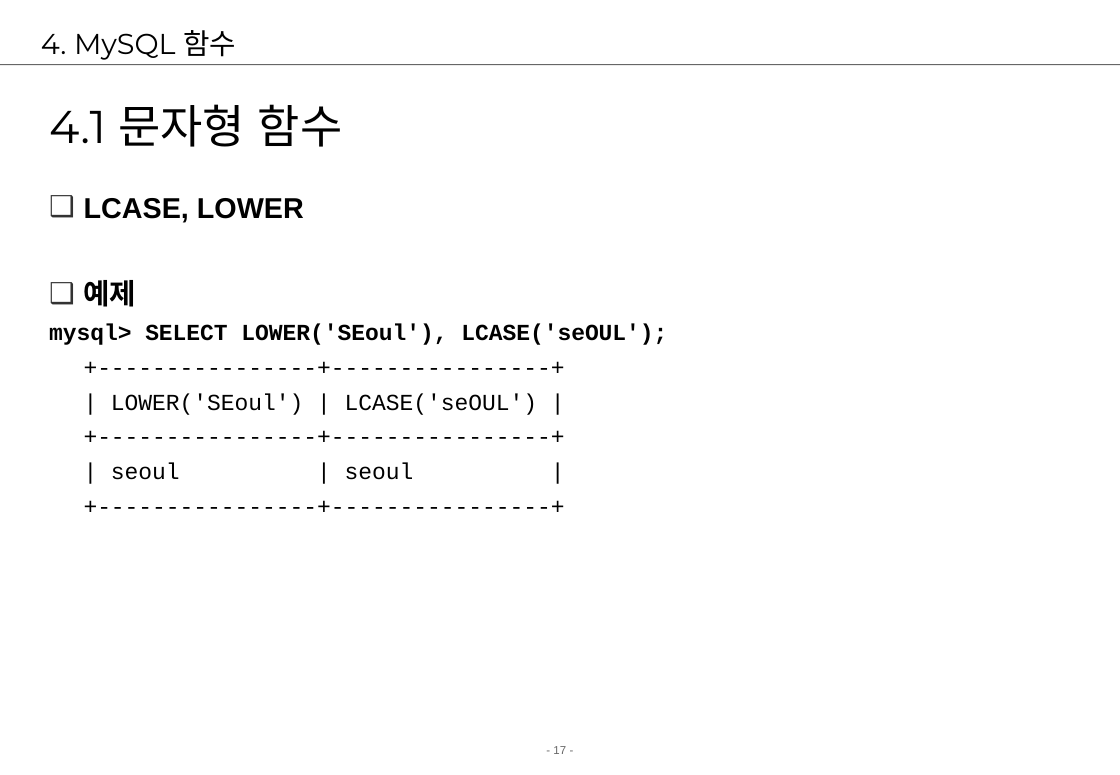
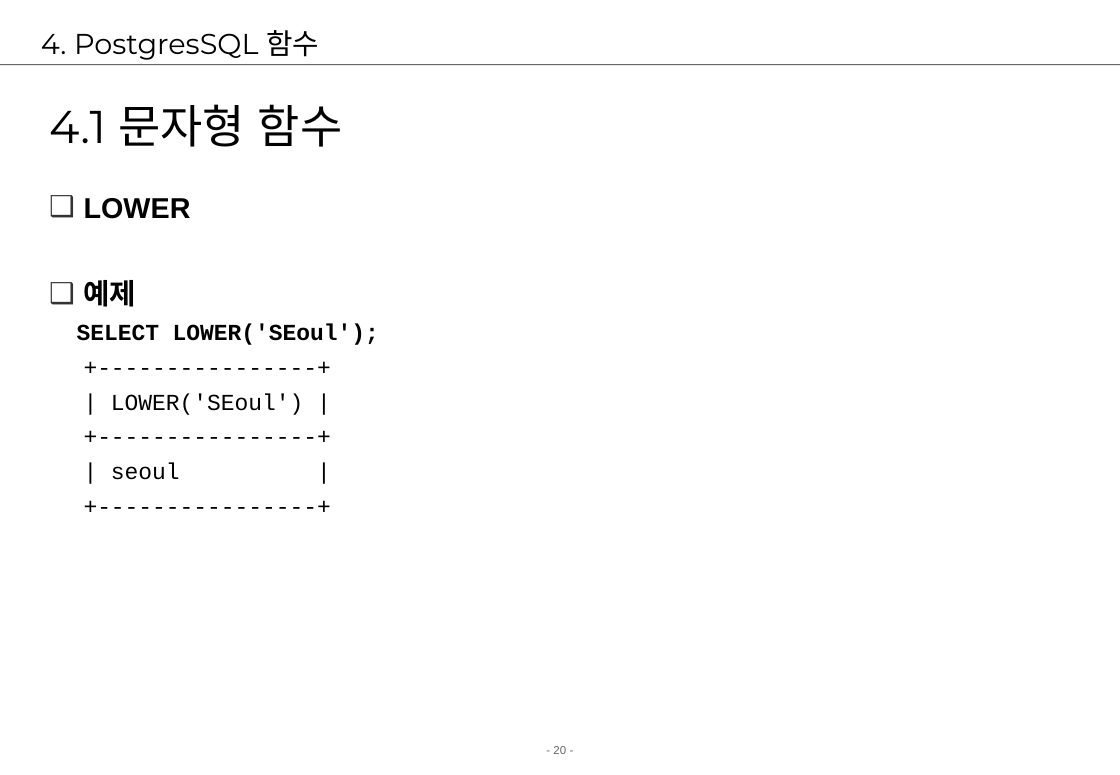
Before and after one commit to jungeunlee95/cafe24-TIL, a slide deck: slide 20 of 2 강의자료/02.강의/5. postgresql/postgresql2-검색.ppt (slide 17 before the commit). Drawn at 1120x775 pixels with LibreOffice and Linux fonts; fonts in the diff are those of the drawing; background and template pictures are left out. Boxes give left, top, right and bottom in pixels: in the first picture for what was removed or moved away, otherwise in the second. Text is boxed around its words. In the diff, an @@ line names an element or a change of style, - is before the commit and + after.

Commit message:
postgresql

```diff
--- a/2 강의자료/02.강의/5. postgresql/postgresql2-검색.ppt
+++ b/2 강의자료/02.강의/5. postgresql/postgresql2-검색.ppt
@@ title at bbox=[41, 30, 319, 60]: text changed @@
-4. MySQL 함수
+4. PostgresSQL 함수
@@ text at bbox=[84, 198, 191, 219]: text changed @@
-❑ LCASE, LOWER
+❑ LOWER
@@ text at bbox=[77, 324, 379, 480]: text changed @@
-mysql> SELECT LOWER('SEoul'), LCASE('seOUL');
-+----------------+----------------+
-| LOWER('SEoul') | LCASE('seOUL') |
-+----------------+----------------+
-| seoul | seoul |
-+----------------+----------------+
+SELECT LOWER('SEoul');
++----------------+
+| LOWER('SEoul') |
++----------------+
+| seoul |
++----------------+
@@ page number at bbox=[553, 746, 566, 754]: text changed @@
-- 17 -
+- 20 -
```
Also in this commit, not shown: 44 other slides changed, 4 slides added, 1 slide removed, 27 other files.
